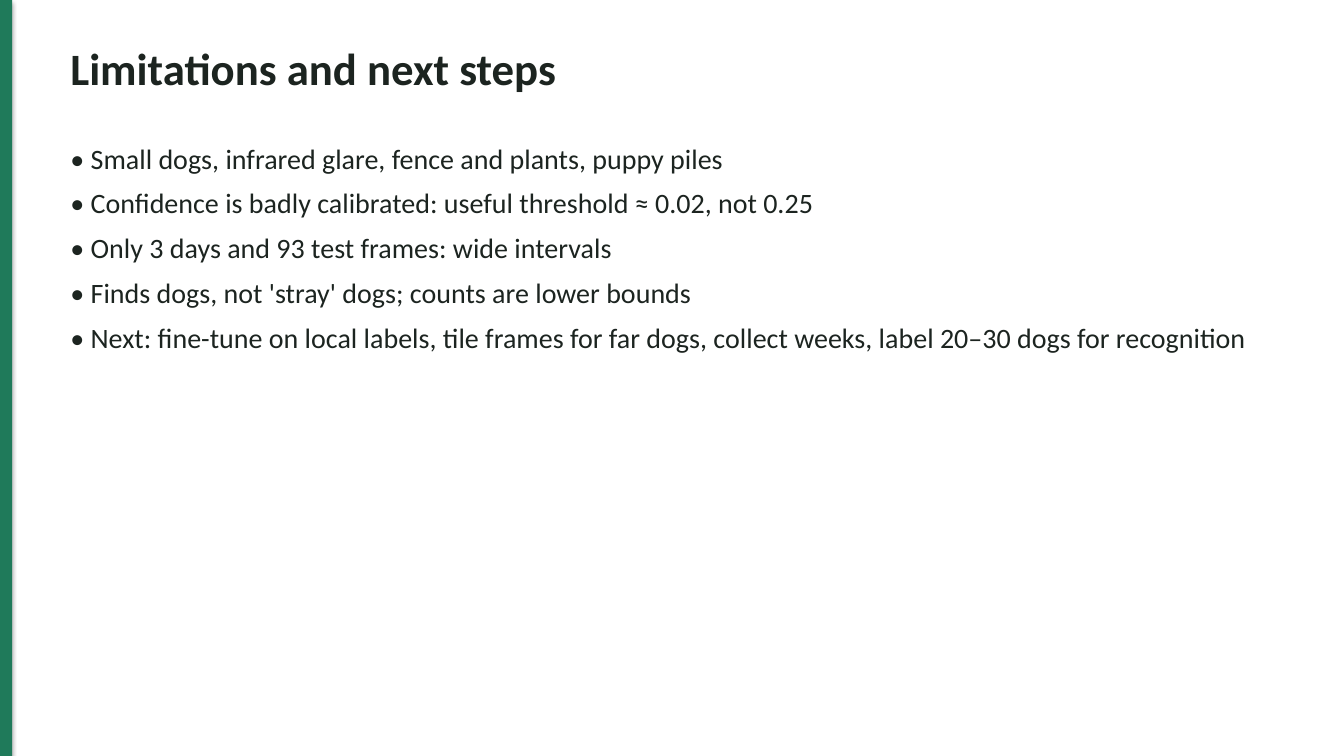
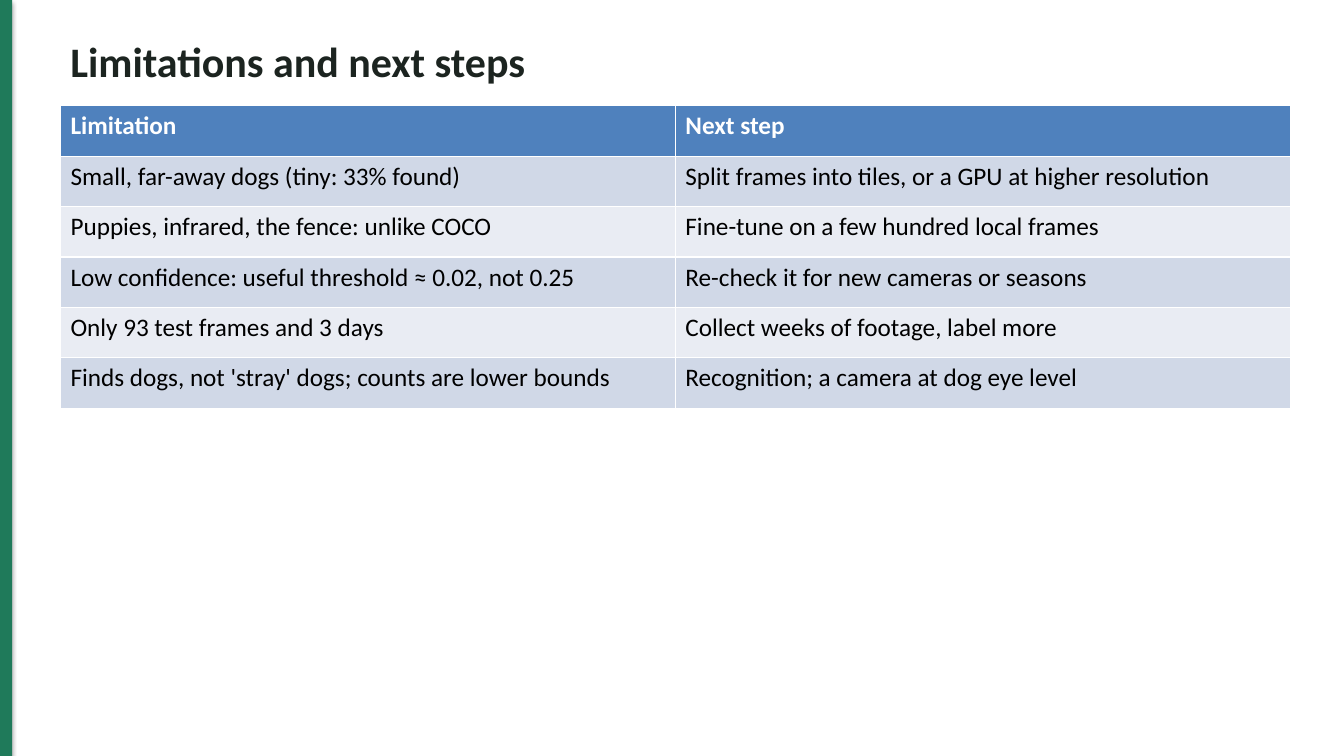
Before and after one commit to Epp-ppE/stray-dog-detection, a slide deck: slide 17 of slides/slides.pptx (slide 15 before the commit). Drawn at 1344x756 pixels with LibreOffice and Linux fonts; fonts in the diff are those of the drawing. Boxes give left, top, right and bottom in pixels: in the first picture for what was removed or moved away, otherwise in the second. Text is boxed around its words. In the diff, an @@ line names an element or a change of style, - is before the commit and + after.

Commit message:
Rebuild presentation from the slide summary: one message per slide, headline numbers, recognition split into design and demo, backup slides

```diff
--- a/slides/slides.pptx
+++ b/slides/slides.pptx
@@ text "Limitations and next steps" at box(70, 47, 525, 84): size 32 to 30 pt @@
@@ table added at box(60, 106, 1291, 408), 6 rows, 2 columns @@
+Limitation | Next step
+Small, far-away dogs (tiny: 33% found) | Split frames into tiles, or a GPU at higher resolution
+Puppies, infrared, the fence: unlike COCO | Fine-tune on a few hundred local frames
+Low confidence: useful threshold ≈ 0.02, not 0.25 | Re-check it for new cameras or seasons
+Only 93 test frames and 3 days | Collect weeks of footage, label more
+Finds dogs, not 'stray' dogs; counts are lower bounds | Recognition; a camera at dog eye level
@@ text removed at box(91, 149, 1245, 353) @@
-• Small dogs, infrared glare, fence and plants, puppy piles
-• Confidence is badly calibrated: useful threshold ≈ 0.02, not 0.25
-• Only 3 days and 93 test frames: wide intervals
-• Finds dogs, not 'stray' dogs; counts are lower bounds
-• Next: fine-tune on local labels, tile frames for far dogs, collect weeks, label 20–30 dogs for recognition
```
Also in this commit, not shown: 12 other slides changed, 8 slides added, 3 slides removed, 4 other files.
